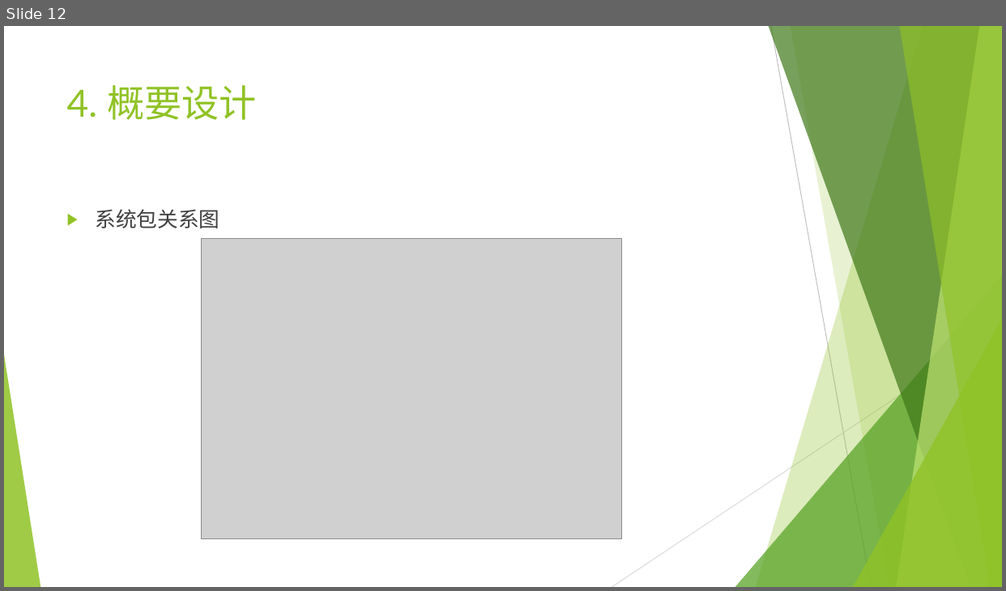
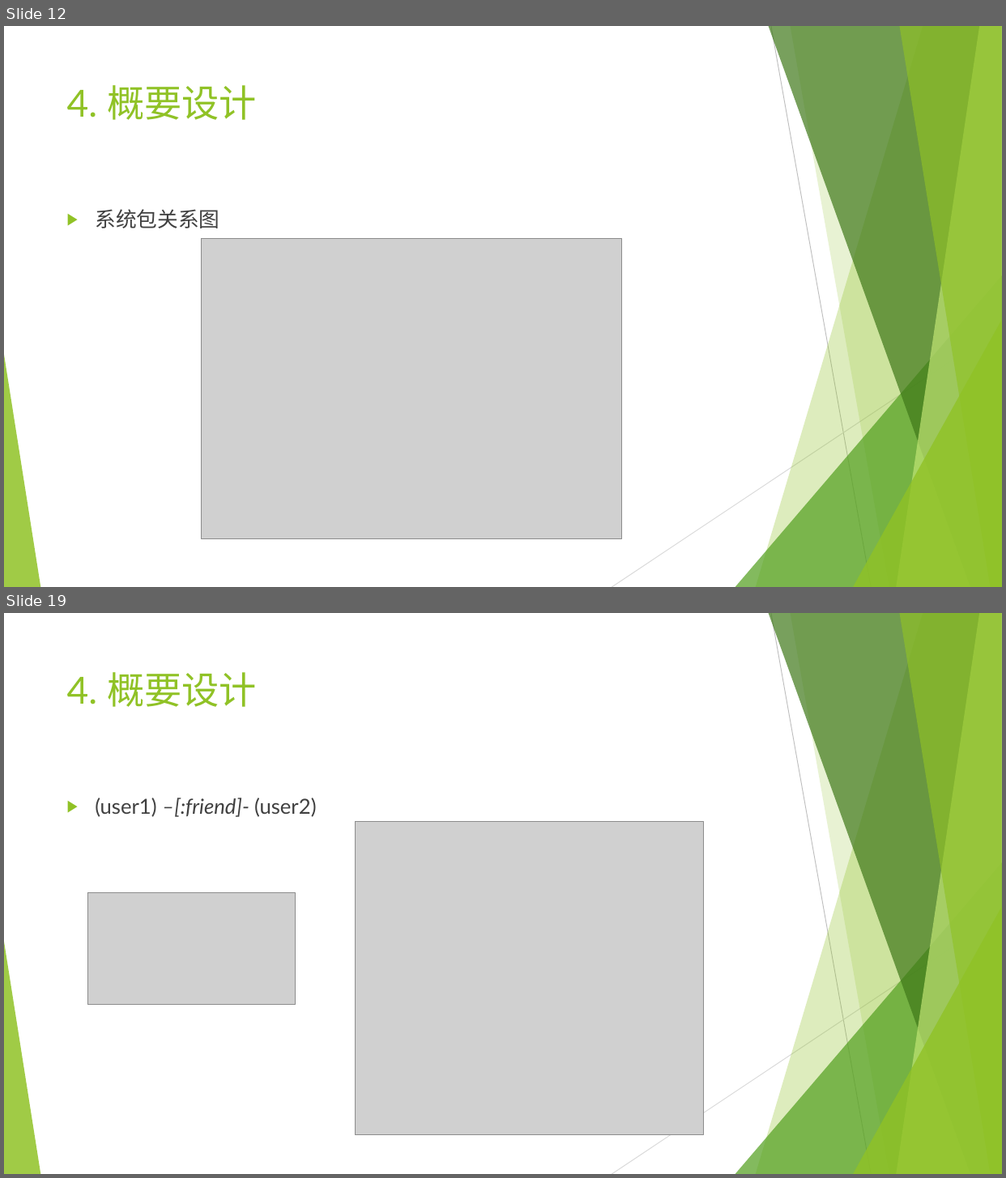
Before and after one commit to mmmmmmiracle/SE_project, a slide deck: doc/SE_project.pptx. Shown one above the other, each under a label of ours: slide 12 before the commit, slides 12 and 19 after it; the slides between them are not shown. The pictures are 1006x591 and 1006x1178 pixels, drawn with LibreOffice and Linux fonts; fonts in the diff are those of the drawing; grey boxes stand for pictures. Boxes give left, top, right and bottom in pixels: in the first picture for what was removed or moved away, otherwise in the second. Text is boxed around its words. In the diff, an @@ line names an element or a change of style, - is before the commit and + after.

```diff
--- a/doc/SE_project.pptx
+++ b/doc/SE_project.pptx
@@ slide 19 added at (4, 613, 1002, 1174), background #FFFFFF; not listed: 10 template elements that a slide beside it also shows @@
@@ title added at (67, 672, 257, 707), 36 pt, text #90C226 @@
+4. 概要设计
@@ text added at (95, 798, 316, 817), 20 pt, text #404040 @@
+▶ (user1) –[:friend]- (user2)
@@ picture added at (355, 821, 703, 1135) @@
@@ picture added at (88, 892, 296, 1004) @@
```
Also in this commit, not shown: 5 slides changed, 3 other slides added.
